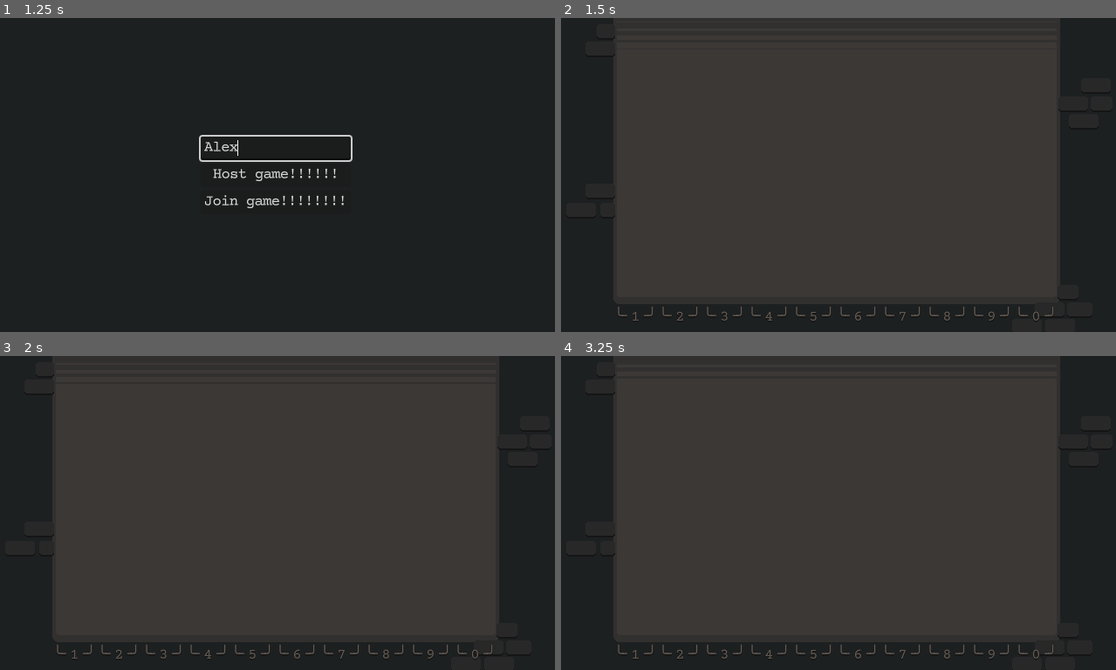
Above: before the commit, frames 1-4 (two rows, left to right).
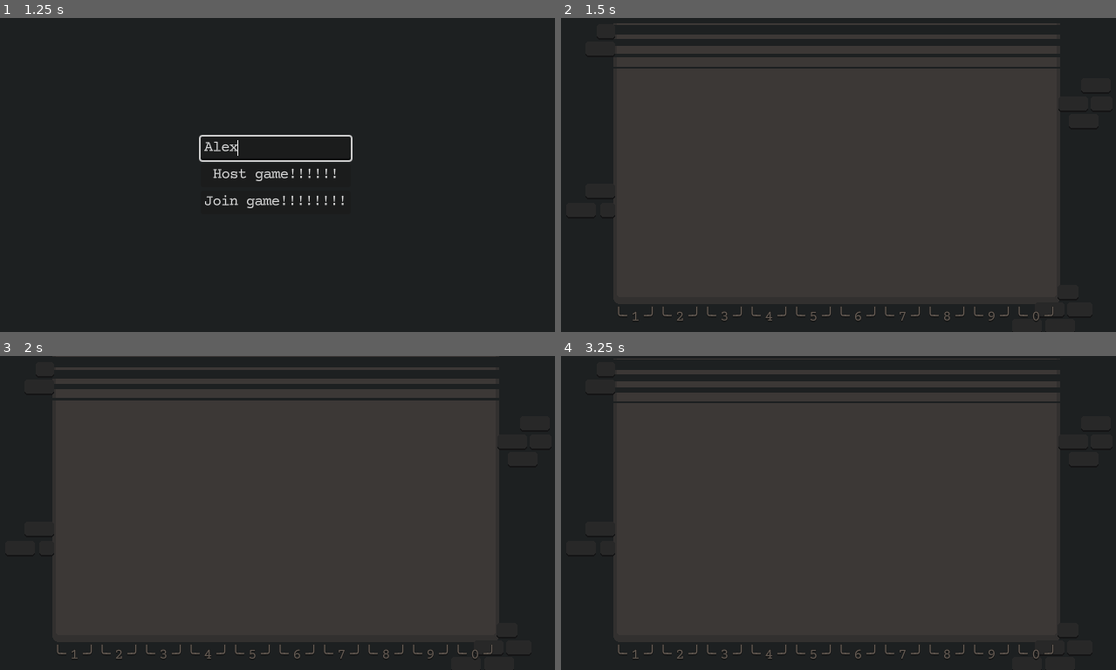
Above: after the commit, the same moments.

Repository: mich-gamedev/mm-bomb-survival
Game: Godot game, scene res://scenes/main_menu/main_menu.tscn
Two runs of this game, one before a commit and one after it. Both use one fixed random seed, a clock stepped at 60 frames per second and the inputs below.
Inputs (mouse positions are in pixels of both pictures, inside the frame that each line leads up to):
- Up to frame 1 (1.25 s): click (277, 146) at 0.52 s; type "Alex" at 0.6 s
- Up to frame 2 (1.5 s): click "Host game!!!!!!" at 1.25 s
- Up to frame 3 (2 s): no input
- Up to frame 4 (3.25 s): tap 0 (0) at 2.1 s; tap 1 (1) at 2.3, 2.85 s; tap 2 (2) at 3.05 s

Frame 1 is identical in both runs. In frame 2, 3.3% of the frame differs, in the area x 10-90%, y 1-17%; in frame 3, 3.7%, in the area x 10-90%, y 2-15%; in frame 4, 3.5%.

Commit message:
fixed player labels not being centered

Diff:
--- a/objects/player/player.gd
+++ b/objects/player/player.gd
@@ -29,6 +29,8 @@
 		auth_label.label_settings.font_size = 16
 		auth_label.label_settings.font_color = SELF_COLOR
 		auth_label.text = "YOU (%s)" % Lobby.local_data.name
+		#await auth_label.resized
+		#auth_label.position.x = auth_label.size.x/2
 		z_index = 10
 		rpc_timer.start()
 	else:
@@ -37,6 +39,8 @@
 		auth_label.label_settings.font_size = 12
 		auth_label.label_settings.font_color = OPP_COLOR
 		auth_label.text = Lobby.players[get_multiplayer_authority()].name
+		#await auth_label.resized
+		#auth_label.position.x = auth_label.size.x/2
 		z_index = 0
 	sprite.top_level = true
 	sprite.global_position = global_position
--- a/objects/player/player.tscn
+++ b/objects/player/player.tscn
@@ -105,9 +105,9 @@
 
 [node name="AuthLabel" type="Label" parent="Sprite"]
 unique_name_in_owner = true
-offset_left = -20.0
+offset_left = -500.0
 offset_top = -33.0
-offset_right = 20.0
+offset_right = 500.0
 offset_bottom = -14.0
 text = "YOU"
 label_settings = SubResource("LabelSettings_gnkmh")
--- /dev/null
+++ b/resources/bomb_pattern/res/basic_multi.tres
@@ -0,0 +1,22 @@
+[gd_resource type="Resource" script_class="BombPattern" load_steps=6 format=3 uid="uid://c84wtp7ay7wa4"]
+
+[ext_resource type="Script" uid="uid://cqlrx2ay12m5f" path="res://resources/bomb_pattern/bomb_data.gd" id="1_afs3v"]
+[ext_resource type="Script" uid="uid://d2bvc7ndv3pyf" path="res://resources/bomb_pattern/bomb_pattern.gd" id="2_75i1m"]
+[ext_resource type="PackedScene" uid="uid://r1xb4yyd3200" path="res://objects/attacks/basic_bomb/bomb.tscn" id="2_jo8wa"]
+
+[sub_resource type="Resource" id="Resource_eyycj"]
+script = ExtResource("1_afs3v")
+scene = ExtResource("2_jo8wa")
+possible_positions = 4
+metadata/_custom_type_script = "uid://cqlrx2ay12m5f"
+
+[sub_resource type="Resource" id="Resource_iq54b"]
+script = ExtResource("1_afs3v")
+scene = ExtResource("2_jo8wa")
+possible_positions = 128
+metadata/_custom_type_script = "uid://cqlrx2ay12m5f"
+
+[resource]
+script = ExtResource("2_75i1m")
+data = Array[ExtResource("1_afs3v")]([SubResource("Resource_eyycj"), SubResource("Resource_iq54b")])
+metadata/_custom_type_script = "uid://d2bvc7ndv3pyf"
--- a/scenes/world/world.tscn
+++ b/scenes/world/world.tscn
@@ -67,10 +67,10 @@
 
 [node name="ColorRect" type="ColorRect" parent="."]
 material = SubResource("ShaderMaterial_bq33v")
-offset_left = 67.0
-offset_right = 573.0
-offset_bottom = 40.0
-color = Color(0.19607843, 0.1882353, 0.18431373, 1)
+offset_left = 63.0
+offset_right = 576.0
+offset_bottom = 64.0
+color = Color(0.11372549, 0.1254902, 0.12941177, 1)
 
 [node name="Bricks" type="Node2D" parent="."]
 
